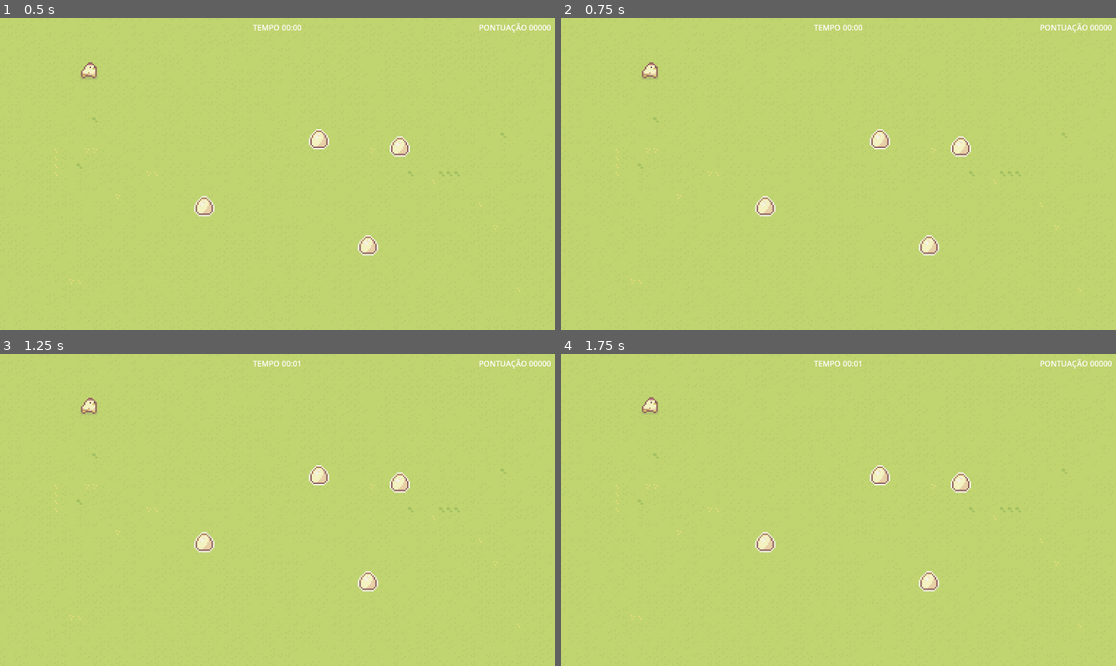
Above: before the commit, frames 1-4 (two rows, left to right).
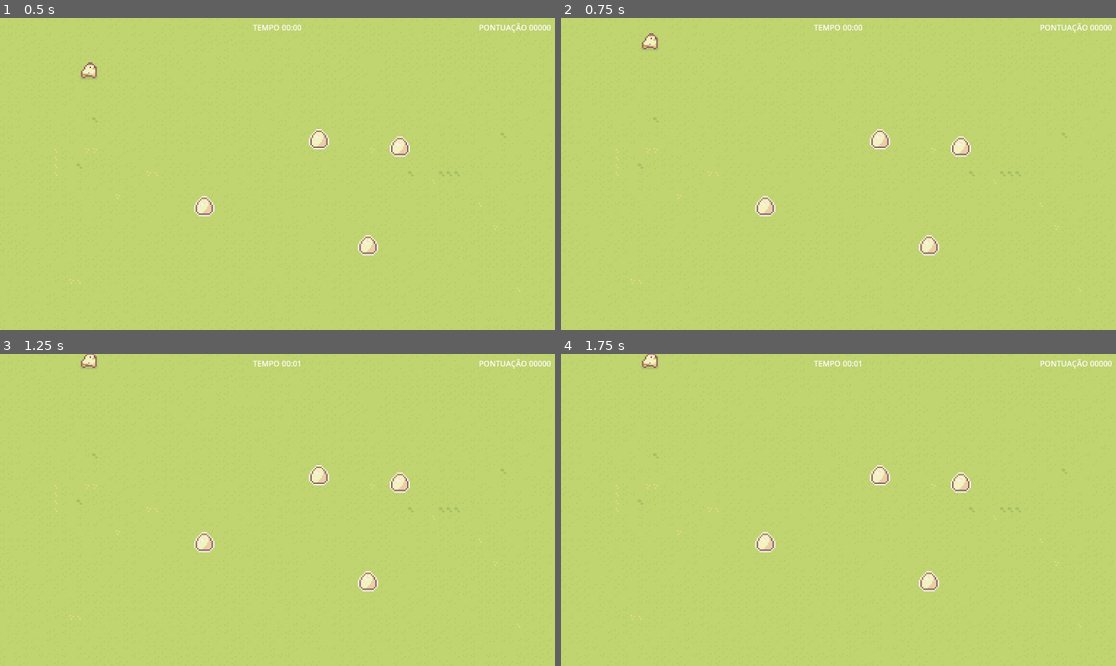
Above: after the commit, the same moments.

Repository: itstaris/jogo-camaleao
Game: Godot game, scene res://levels/level01.tscn
The game is run twice, just before and just after one commit, with the same random seed, the same clock (stepped at 60 frames per second) and the same inputs.
Inputs:
- Up to frame 1 (0.5 s): no input
- Up to frame 2 (0.75 s): tap Enter at 0.5 s; hold Up (ui_up) from 0.53 s (still down)
- Up to frame 3 (1.25 s): keep holding Up (ui_up)
- Up to frame 4 (1.75 s): keep holding Up (ui_up); tap Space at 1.25 s

Frame 1 is identical in both runs. In frame 2, 0.2% of the frame differs, in the area x 14-18%, y 4-20%; in frame 3, 0.2%; in frame 4, 0.2%.

Commit message:
Update player.gd

Diff:
--- a/scripts/player.gd
+++ b/scripts/player.gd
@@ -1,7 +1,7 @@
 extends CharacterBody2D
 
 
-const SPEED = 2
+const SPEED = 300
 
 func _physics_process(_delta):
 
